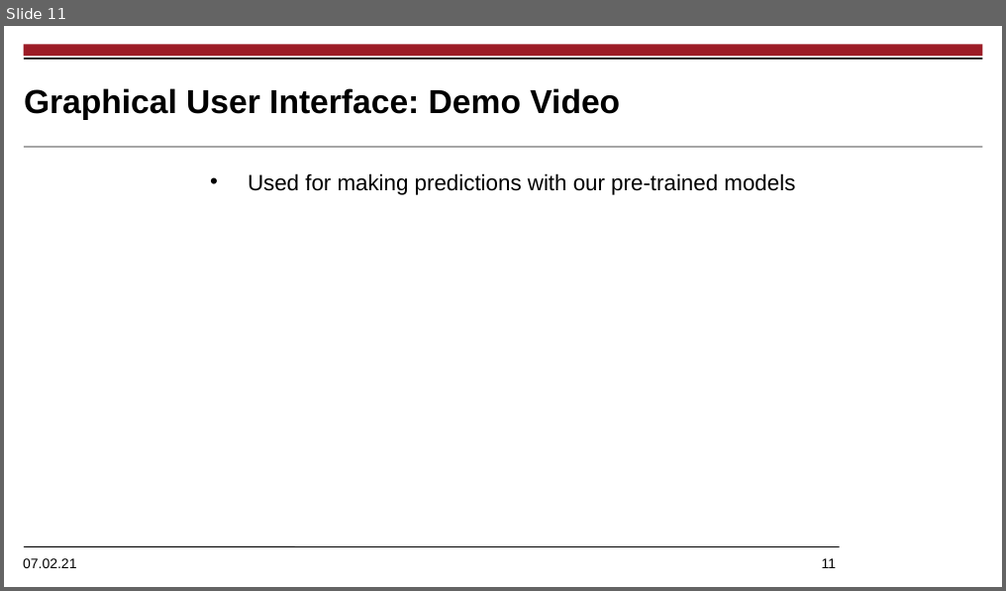
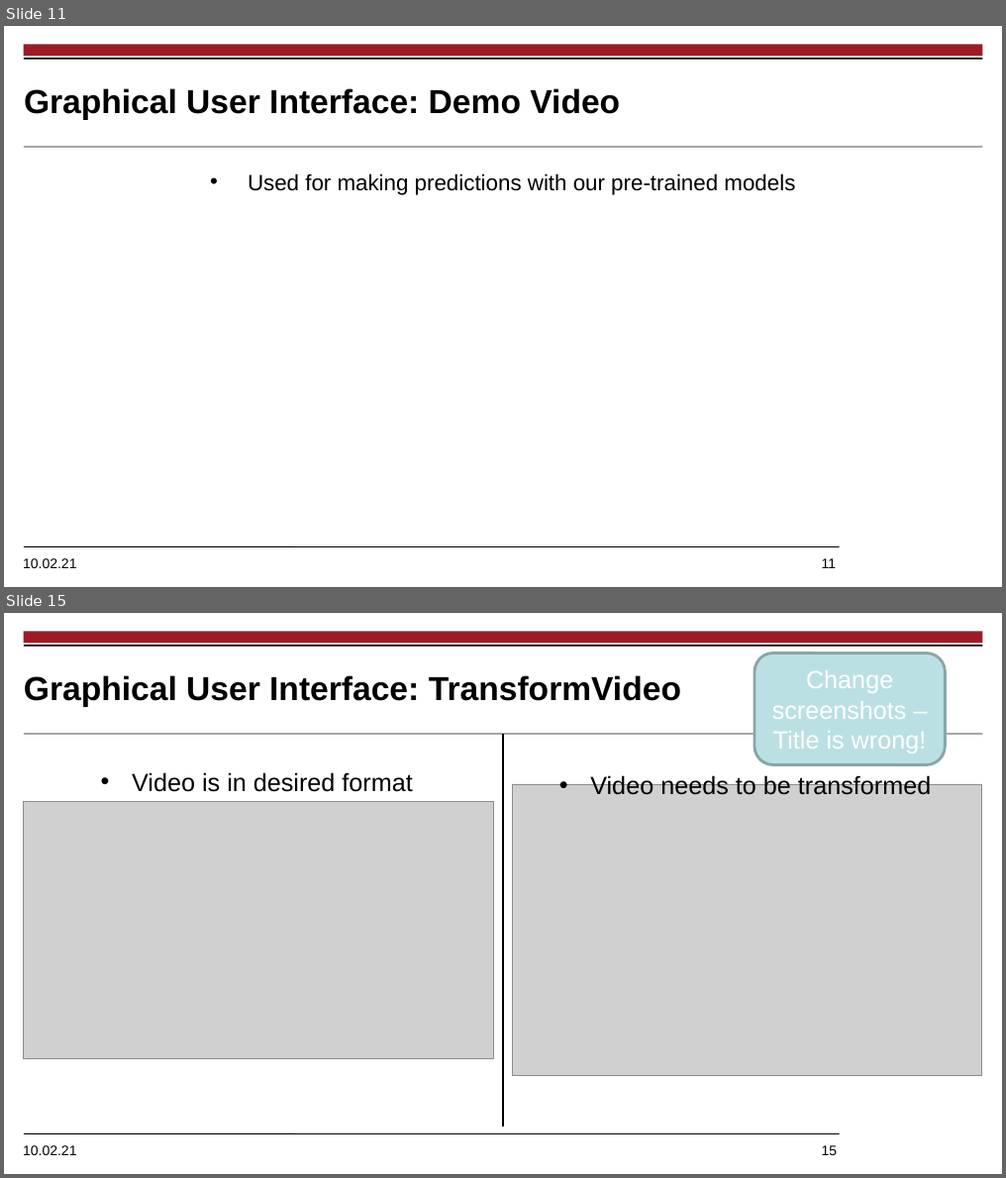
Before and after one commit to amrane99/CAI-Classification, a slide deck: docs/presentation/SurgeryRecognitionTool.pptx. Shown one above the other, each under a label of ours: slide 11 before the commit, slides 11 and 15 after it; the slides between them are not shown. The pictures are 1006x591 and 1006x1178 pixels, drawn with LibreOffice and Linux fonts; fonts in the diff are those of the drawing; grey boxes stand for pictures; background and template pictures are left out. Boxes give left, top, right and bottom in pixels: in the first picture for what was removed or moved away, otherwise in the second. Text is boxed around its words. In the diff, an @@ line names an element or a change of style, - is before the commit and + after.

```diff
--- a/docs/presentation/SurgeryRecognitionTool.pptx
+++ b/docs/presentation/SurgeryRecognitionTool.pptx
@@ slide 15 added at <box>4,613,1002,1174</box>, background #FFFFFF; not listed: 5 template elements that a slide beside it also shows @@
@@ rounded rectangle added at <box>754,653,945,764</box>, fill #BBE0E3, outline #8AA6A8 2 pt, 18 pt, text #FFFFFF @@
+Change screenshots – Title is wrong!
@@ title added at <box>24,675,681,707</box>, 24 pt, text #000000, bold @@
+Graphical User Interface: TransformVideo
@@ line added from (503, 734) to (503, 1127), #000000 0.75 pt @@
@@ text added at <box>132,772,412,792</box>, 18 pt, text #000000 @@
+• Video is in desired format
@@ picture added at <box>512,784,981,1076</box> @@
@@ text added at <box>590,774,931,795</box>, 18 pt, text #000000 @@
+• Video needs to be transformed
@@ picture added at <box>24,802,493,1059</box> @@
@@ text at <box>23,559,836,569</box>: text changed @@
-07.02.21 11
+10.02.21 11
```
Also in this commit, not shown: 10 other slides added, 3 slides removed, 20 other files.
